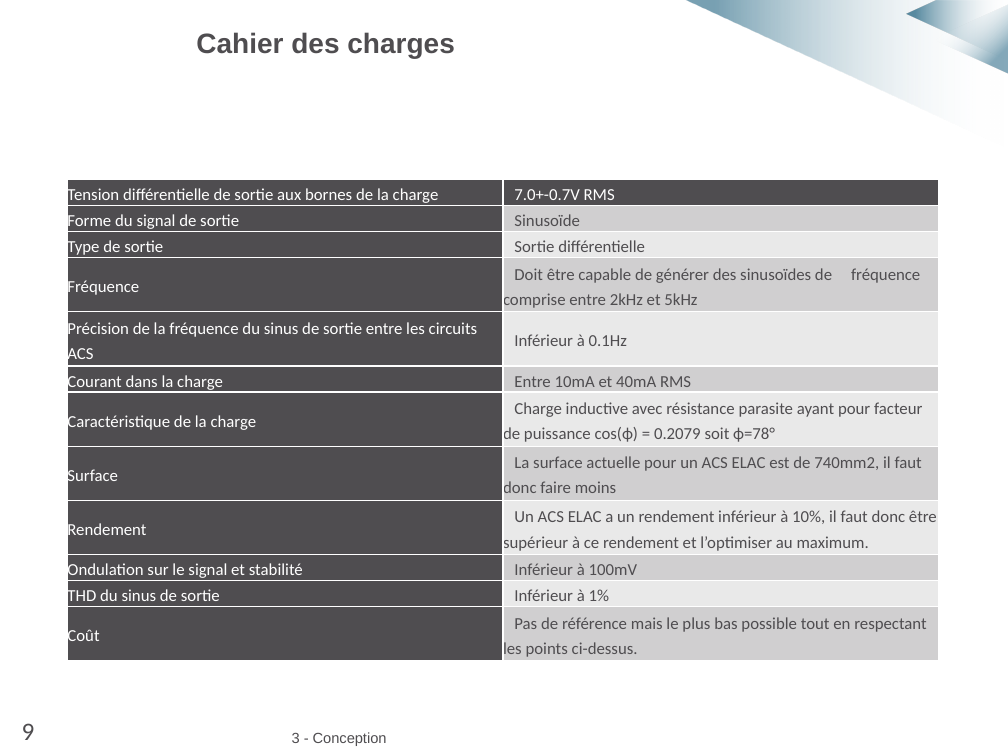
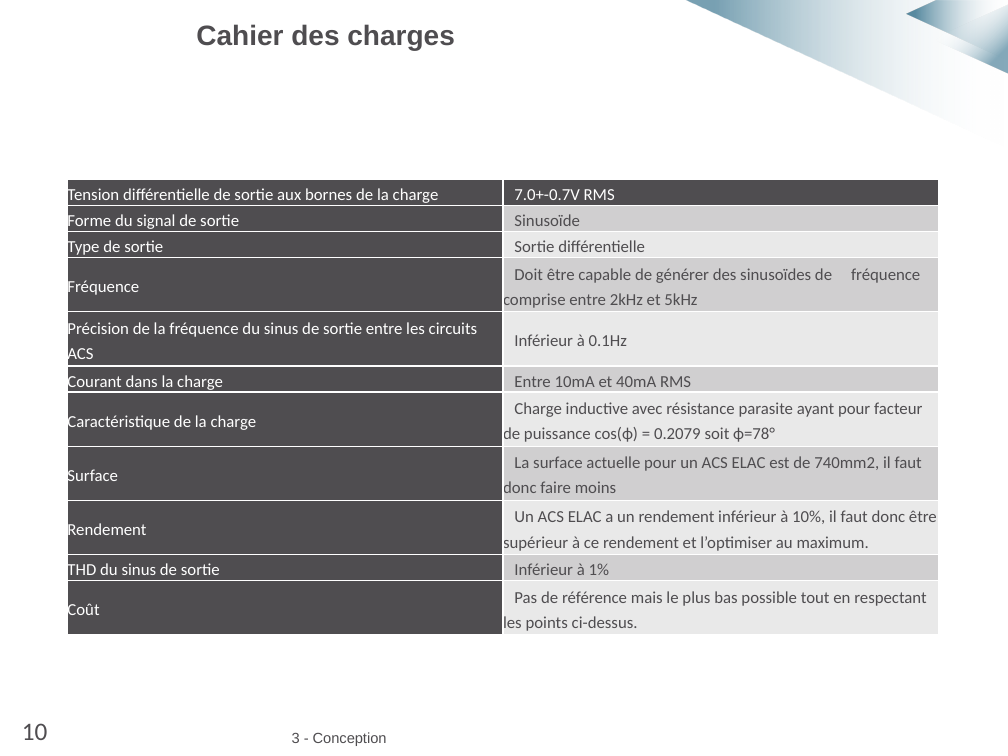
Before and after one commit to MarvynPannetier/ACSinternship, a slide deck: slide 11 of Diapo_soutenance.pptx (slide 10 before the commit). Drawn at 1008x756 pixels with LibreOffice and Linux fonts; fonts in the diff are those of the drawing; background and template pictures are left out. Boxes give left, top, right and bottom in pixels: in the first picture for what was removed or moved away, otherwise in the second. Text is boxed around its words. In the diff, an @@ line names an element or a change of style, - is before the commit and + after.

```diff
--- a/Diapo_soutenance.pptx
+++ b/Diapo_soutenance.pptx
@@ text "Cahier des charges": place and size @@
-text "Cahier des charges" at (196,32,454,58)
+text "Cahier des charges" at (196,24,454,50)
@@ table at (68,179,938,635) @@
-row 10: Ondulation sur le signal et stabilité | Inférieur à 100mV
@@ text at (22,723,48,740): text changed @@
-9
+10
```
Also in this commit, not shown: 20 other slides changed, 4 slides added, 2 slides removed, 1 other file.
